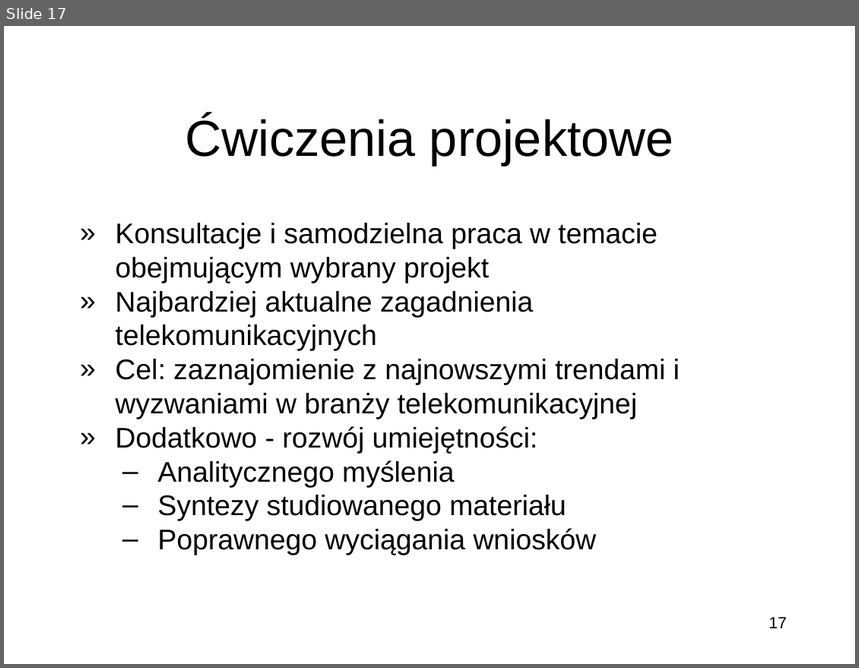
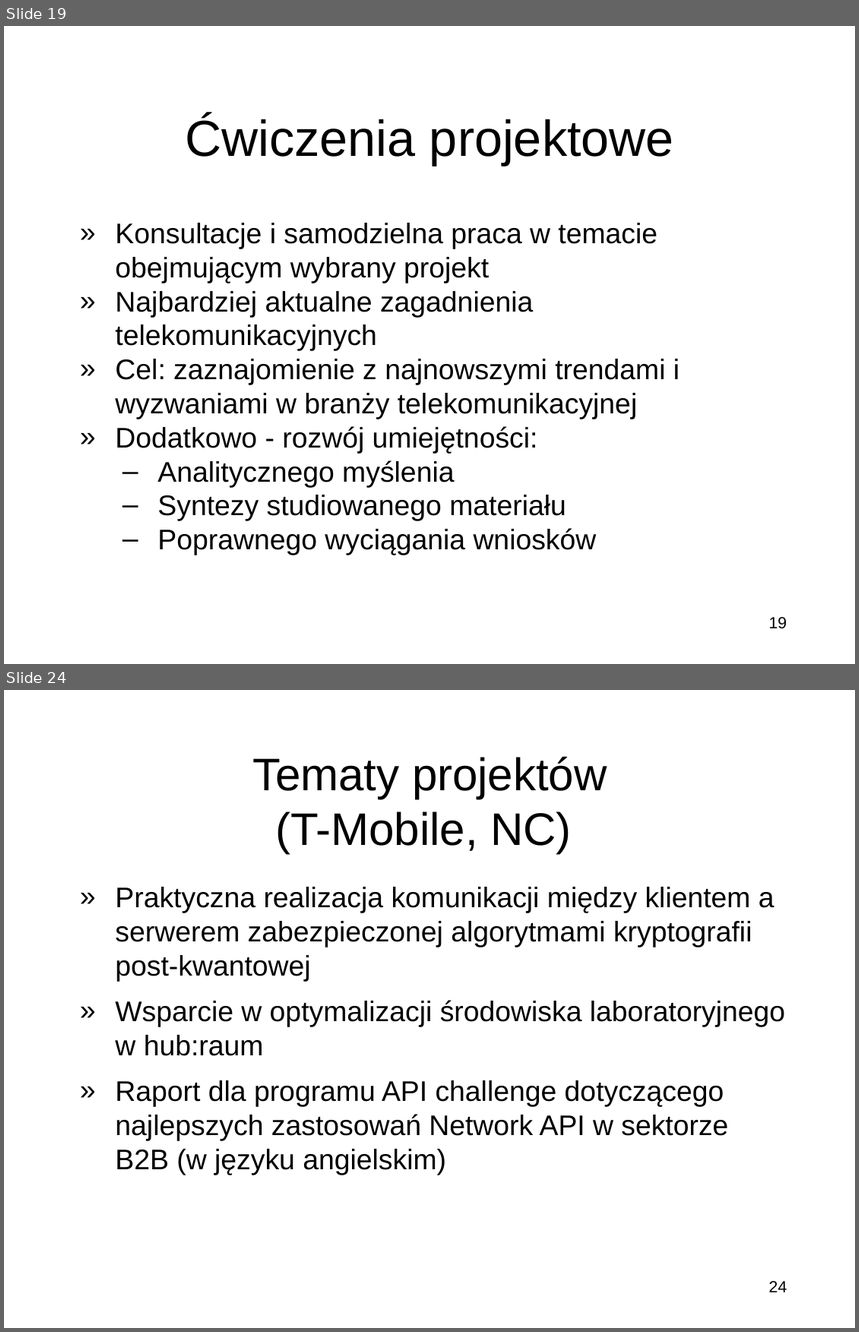
Before and after one commit to miklesz/Courses, a slide deck: Kierunki Rozwoju Telekomunikacji/Wprowadzenie do przedmiotu Kierunki Rozwoju Telekomunikacji.pptx. Shown one above the other, each under a label of ours: slide 17 before the commit, slides 19 and 24 after it; the slides between them are not shown. The pictures are 859x668 and 859x1332 pixels, drawn with LibreOffice and Linux fonts; fonts in the diff are those of the drawing; background and template pictures are left out. Boxes give left, top, right and bottom in pixels: in the first picture for what was removed or moved away, otherwise in the second. Text is boxed around its words. In the diff, an @@ line names an element or a change of style, - is before the commit and + after.

```diff
--- a/Kierunki Rozwoju Telekomunikacji/Wprowadzenie do przedmiotu Kierunki Rozwoju Telekomunikacji.pptx
+++ b/Kierunki Rozwoju Telekomunikacji/Wprowadzenie do przedmiotu Kierunki Rozwoju Telekomunikacji.pptx
@@ slide 24 added at [4,690,855,1328], background picture (left out) @@
@@ title added at [253,756,607,853], 38.5 pt, text #000000 @@
+Tematy projektów
+(T-Mobile, NC)
@@ text added at [115,887,785,1176], 24 pt, text #000000 @@
+» Praktyczna realizacja komunikacji między klientem a serwerem zabezpieczonej algorytmami kryptografii post-kwantowej
+» Wsparcie w optymalizacji środowiska laboratoryjnego w hub:raum
+» Raport dla programu API challenge dotyczącego najlepszych zastosowań Network API w sektorze B2B (w języku angielskim)
@@ page number added at [769,1281,788,1293], 13.7 pt, text #000000 @@
+24
@@ what was slide 17 is now slide 19 @@
@@ page number at [769,617,788,629]: text changed @@
-17
+19
```
Also in this commit, not shown: 10 slides changed, 5 other slides added, 3 slides removed, 1 other file.
